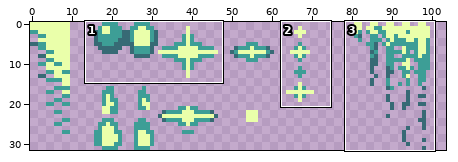
Pixel-art file: units/weapons/ammunition.aseprite. Above: a wide view before the commit, with the close-up outlined.
Close-up. As it was:
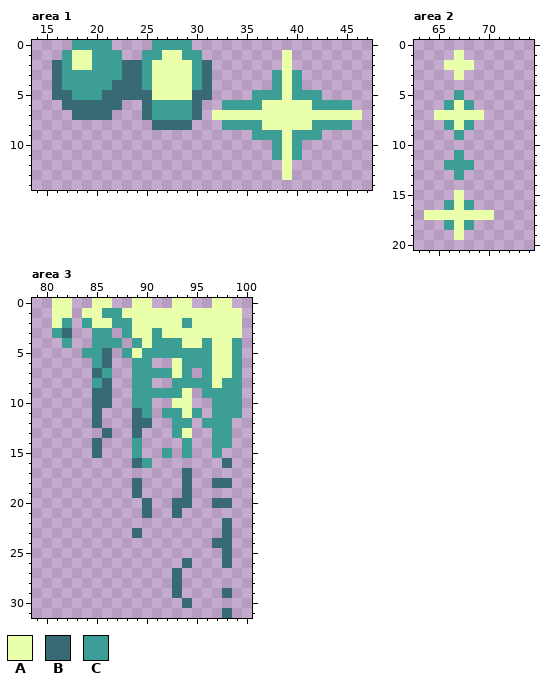
128x32 pixels, 1 frame. Shown: area 1: x 14..47, y 0..14; area 2: x 63..74, y 0..20; area 3: x 79..100, y 0..31. The wide view leaves out empty margins. The commit also changed other parts of the picture, which this record leaves out.
Palette (. is transparent): A #eaffaa  B #376a75  C #3d9e96
New version:
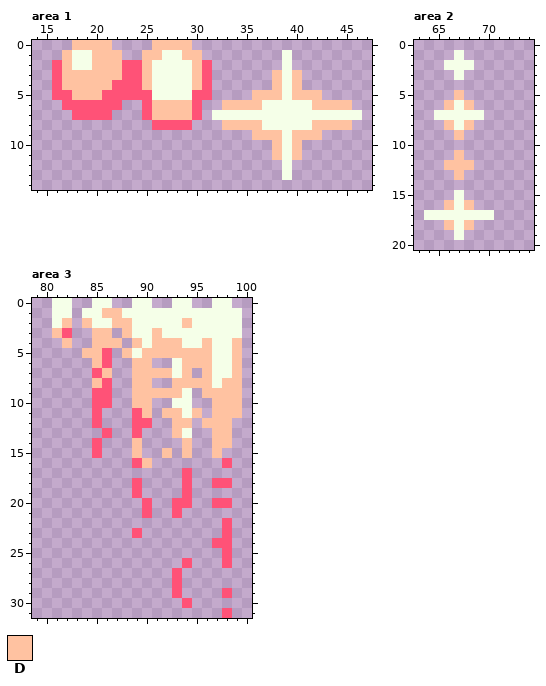
Colours new in this view: D #ffc2a1
Change:
layer "evil version" removed
@@ palette @@
-A #eaffaa
+A #f5ffe8
-B #376a75
+B #ff5277
--- area 1
@@ x 14..47 @@
- 0 ....CCCC....CCCC..................
- 1 ...CAACCC..CCAACC........A........
- 2 ..BCAACCCBBCAAAACB.......A........
- 3 ..BCCCCCCBBCAAAACB......CAC.......
- 4 ..BCCCCCBBBCAAAACB......CAC.......
- 5 ..BBCCCBBBBBAAAABB....CCCACCC.....
- 6 ...BBBBBB..BCCCCB..CCCCAAAAACCCC..
- 7 ....BBBB...BCCCCB.AAAAAAAAAAAAAAA.
- 8 ............BBBB...CCCCAAAAACCCC..
- 9 ......................CCCACCC.....
-10 ........................CAC.......
-11 ........................CAC.......
+ 0 ....DDDD....DDDD..................
+ 1 ...DAADDD..DDAADD........A........
+ 2 ..BDAADDDBBDAAAADB.......A........
+ 3 ..BDDDDDDBBDAAAADB......DAD.......
+ 4 ..BDDDDDBBBDAAAADB......DAD.......
+ 5 ..BBDDDBBBBBAAAABB....DDDADDD.....
+ 6 ...BBBBBB..BDDDDB..DDDDAAAAADDDD..
+ 7 ....BBBB...BDDDDB.AAAAAAAAAAAAAAA.
+ 8 ............BBBB...DDDDAAAAADDDD..
+ 9 ......................DDDADDD.....
+10 ........................DAD.......
+11 ........................DAD.......
 12 .........................A........
--- area 2
@@ x 64..70 @@
  4 .......
- 5 ...C...
- 6 ..CAC..
+ 5 ...D...
+ 6 ..DAD..
  7 .AAAAA.
- 8 ..CAC..
- 9 ...C...
+ 8 ..DAD..
+ 9 ...D...
 10 .......
-11 ...C...
-12 ..CCC..
-13 ...C...
+11 ...D...
+12 ..DDD..
+13 ...D...
 14 .......
 15 ...A...
-16 ..CAC..
+16 ..DAD..
 17 AAAAAAA
-18 ..CAC..
+18 ..DAD..
 19 ...A...
--- area 3
@@ x 79..100 @@
  0 ..AA..AA..AA..AA..AA..
- 1 ..AA.AACCAAAAAAAAAAAA.
- 2 ..AC.CAACCAAAAACAAAAA.
- 3 ..CB..CC.CAACAAAAAAAA.
- 4 ...C..CCC.CACCCAACAAC.
- 5 .....CCB.CACCCCCCCAAC.
- 6 ......CB..CC..ACCCAAC.
- 7 ......BC..CCCCAC.CAAC.
- 8 ......CB..CC..CCCCACC.
- 9 ......BB..CCCCCA.CCCC.
-10 ......BB..CC..AA..CCC.
-11 ......B...BC.CCAC.CCC.
-12 ......B...BB..CC.CCC..
-13 .......B..B...CA..CC..
-14 ......B...C....C..CC..
-15 ......B...C..C.C..C...
-16 ..........BC.......B..
+ 1 ..AA.AADDAAAAAAAAAAAA.
+ 2 ..AD.DAADDAAAAADAAAAA.
+ 3 ..DB..DD.DAADAAAAAAAA.
+ 4 ...D..DDD.DADDDAADAAD.
+ 5 .....DDB.DADDDDDDDAAD.
+ 6 ......DB..DD..ADDDAAD.
+ 7 ......BD..DDDDAD.DAAD.
+ 8 ......DB..DD..DDDDADD.
+ 9 ......BB..DDDDDA.DDDD.
+10 ......BB..DD..AA..DDD.
+11 ......B...BD.DDAD.DDD.
+12 ......B...BB..DD.DDD..
+13 .......B..B...DA..DD..
+14 ......B...D....D..DD..
+15 ......B...D..D.D..D...
+16 ..........BD.......B..
 17 ...............B......
